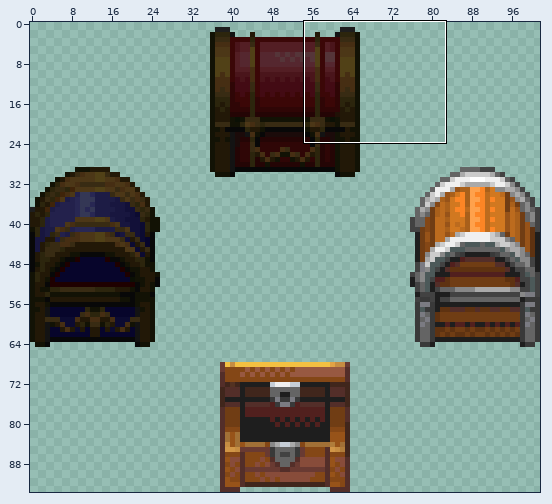
Sprite sheet: Aquatic Hitman In Space/res/Menu-Etat1-1000.png. Above: a wide view before the commit, with the close-up outlined.
Close-up. Before the commit:
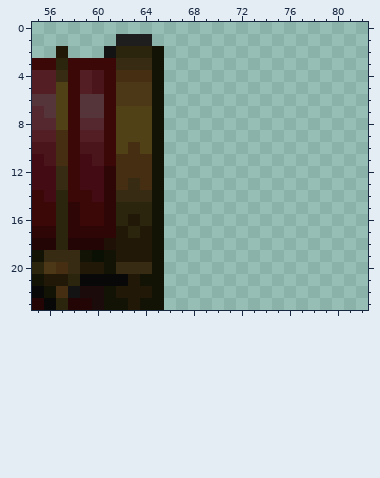
The file is 306x282 pixels, drawn in blocks of 3x3; one block is one cell here. Colours within 5 levels of each other are drawn and written as one. Shown: x 55..82, y 0..23. The commit also changed other parts of the picture, which this record leaves out.
And afterwards:
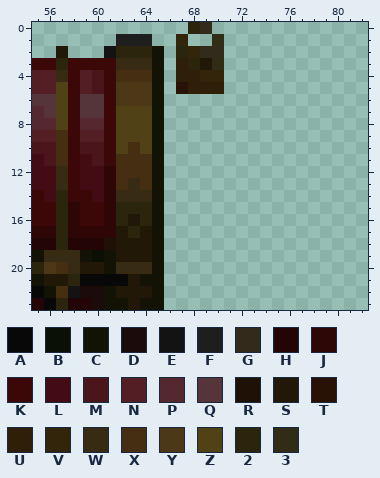
Palette (. is transparent): A #080808  B #0b1005  C #121205  D #1b0b0a  E #131313  F #1e1e1e  G #322b1b  H #240505  J #2f0606  K #3b0707  L #430b14  M #4a151b  N #531e24  P #55272f  Q #553539  R #201106  S #221807  T #291105  U #2f1f08  V #32250a  W #382b13  X #462e13  Y #4c3717  Z #514117  2 #2c250d  3 #302c15
Difference:
y 0: x 68..69 .. -> 2G
y 1: x 67 . -> V; x 70 . -> 3
y 2: x 67..70 .... -> 2VGG
y 3: x 67..70 .... -> U2S3
y 4: x 67..70 .... -> UUVV
y 5: x 67..70 .... -> TUUU
